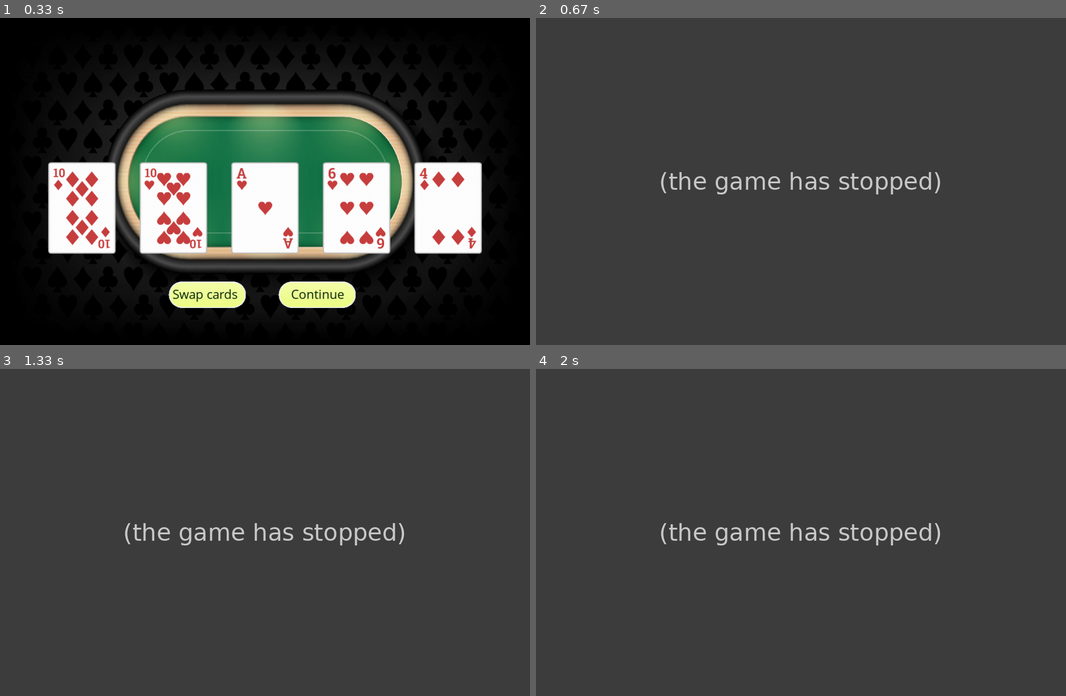
Above: before the commit, frames 1-4 (two rows, left to right).
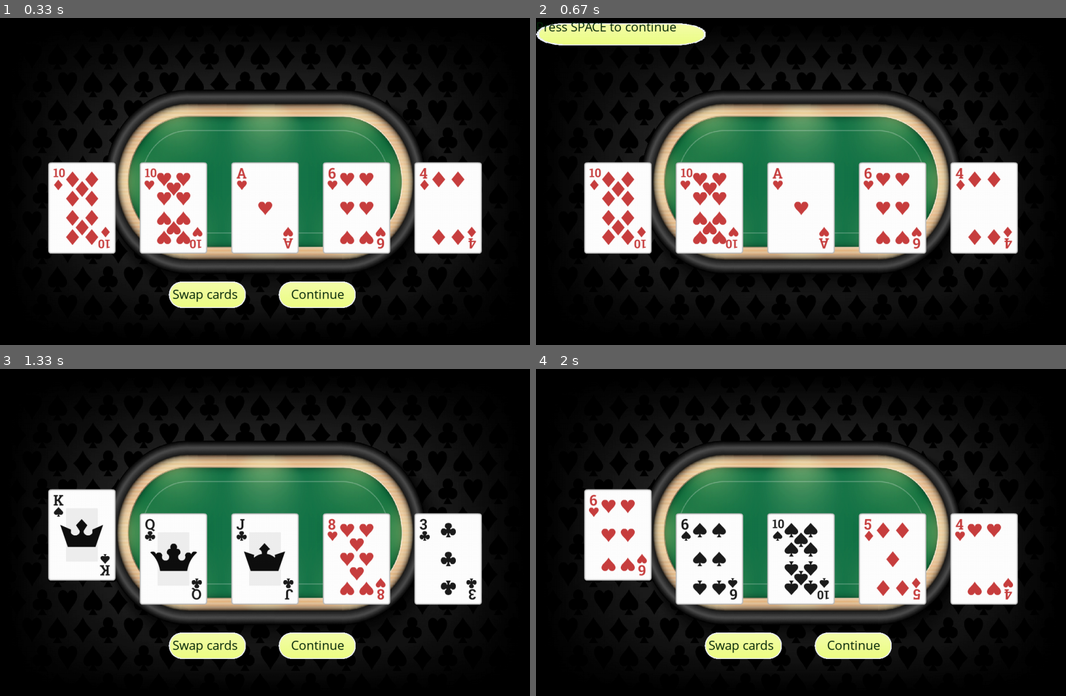
Above: after the commit, the same moments.

Repository: jungleistx/poker_game
Game: pygame game, started from main.py
The game is run twice, just before and just after one commit, with the same random seed, the same clock (stepped at 60 frames per second) and the same inputs.
Inputs (mouse positions are in pixels of both pictures, inside the frame that each line leads up to):
- Up to frame 1 (0.33 s): no input
- Up to frame 2 (0.67 s): click "Continue" at 0.38 s
- Up to frame 3 (1.33 s): tap Space at 0.67 s; tap 1 at 1 s
- Up to frame 4 (2 s): tap Space at 1.4, 1.7 s; click (610, 522) at 1.88 s

Frame 1 is identical in both runs. In frame 2, 96% of the frame differs, in the area x 0-100%, y 0-100%; in frame 3, 96%; in frame 4, 96%.
Error before the commit: AttributeError: 'Window' object has no attribute 'endgame_loop' (window.py line 118); the game stopped at 0.38 s (later frames are placeholders)

Commit message:
mod Button, add change_button_size and calls in Window

Diff:
--- a/classes/button.py
+++ b/classes/button.py
@@ -29,3 +29,10 @@
 	def draw_text(self, window):
 		text = game_font.render(self.text, True, (Button.TEXT_COLOUR))
 		window.blit(text, (self.text_x,self.text_y))
+
+
+	def change_button_size(self):
+		text_box = game_font.render(self.text, True, (Button.TEXT_COLOUR))
+		text_box_width = text_box.get_width()
+		text_box_height = text_box.get_height()
+		self.image.image = pygame_instance.transform.scale(self.image.image, (text_box_width + 60, text_box_height + 30))
--- a/classes/window.py
+++ b/classes/window.py
@@ -65,18 +65,14 @@
 
 
 	def draw_continue_instructions(self):
-		space_text = 'Press SPACE to continue'
-		space_button = Button(space_text)
-		text_box = game_font.render(space_text, True, (2, 36, 8))
-		text_box_width = text_box.get_width()
-		text_box_height = text_box.get_height()
+		space_button = Button('Press SPACE to continue')
+		space_button.change_button_size()
 
-		space_button.image.image = pygame_instance.transform.scale(space_button.image.image, (text_box_width + 60, text_box_height + 30))
+		# space_button.image.x = Window.WIDTH // 2 - text_box_width // 2 - 30
+		# space_button.text_x = space_button.image.x + 30
+		# space_button.image.y = 210
+		# space_button.text_y = space_button.image.y + 15
 
-		space_button.image.x = Window.WIDTH // 2 - text_box_width // 2 - 30
-		space_button.text_x = space_button.image.x + 30
-		space_button.image.y = 210
-		space_button.text_y = space_button.image.y + 15
 		space_button.draw_button(self.window)
 
 
@@ -100,22 +96,19 @@
 		else:
 			win_text = f"{best_hand}, you get {win_amount}."
 
-		text_box = game_font.render(win_text, True, (2, 36, 8))
-		text_box_width = text_box.get_width()
-		text_box_height = text_box.get_height()
+		result_button = Button(win_text)
+		result_button.change_button_size()
 
-		result_button = Button(win_text)
-		result_button.image.image = pygame_instance.transform.scale(result_button.image.image, (text_box_width + 60, text_box_height + 30))
-		result_button.image.x = Window.WIDTH // 2 - text_box_width // 2 - 30
-		result_button.text_x = result_button.image.x + 30
-		result_button.image.y = 125
-		result_button.text_y = result_button.image.y + 15
+		# result_button.image.x = Window.WIDTH // 2 - text_box_width // 2 - 30
+		# result_button.text_x = result_button.image.x + 30
+		# result_button.image.y = 125
+		# result_button.text_y = result_button.image.y + 15
 
 		result_button.draw_button(self.window)
 		self.draw_continue_instructions()
 		self.draw_cards()
 		pygame_instance.display.flip()
-		self.endgame_loop()
+		self.wait_for_spacekey_loop()
 
 
 	def draw_buttons(self):
